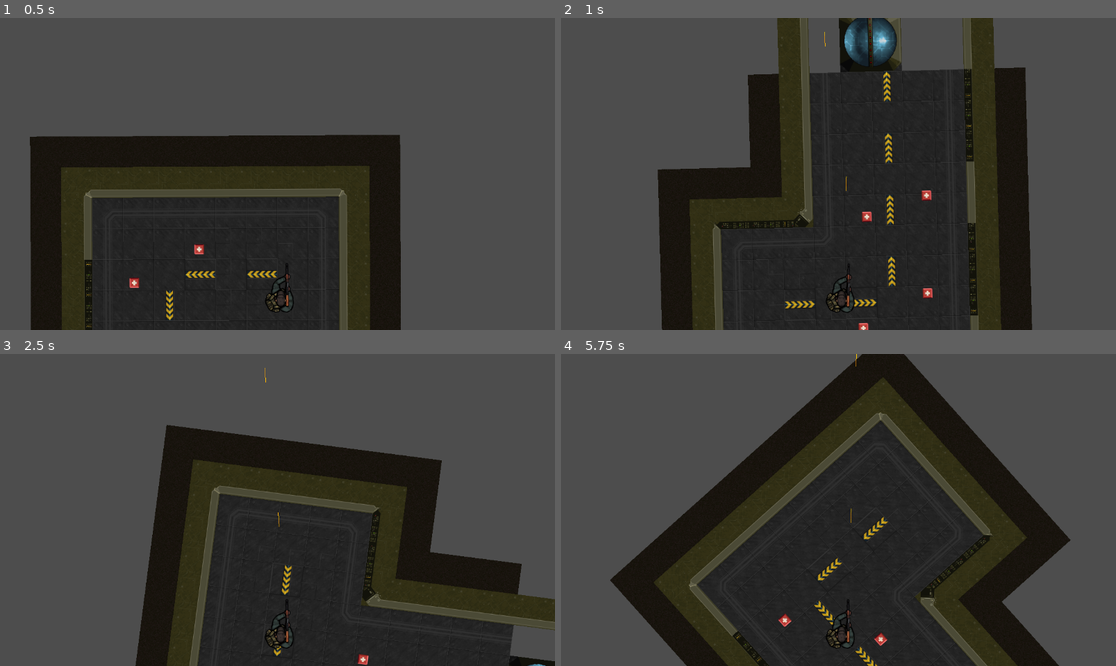
Above: before the commit, frames 1-4 (two rows, left to right).
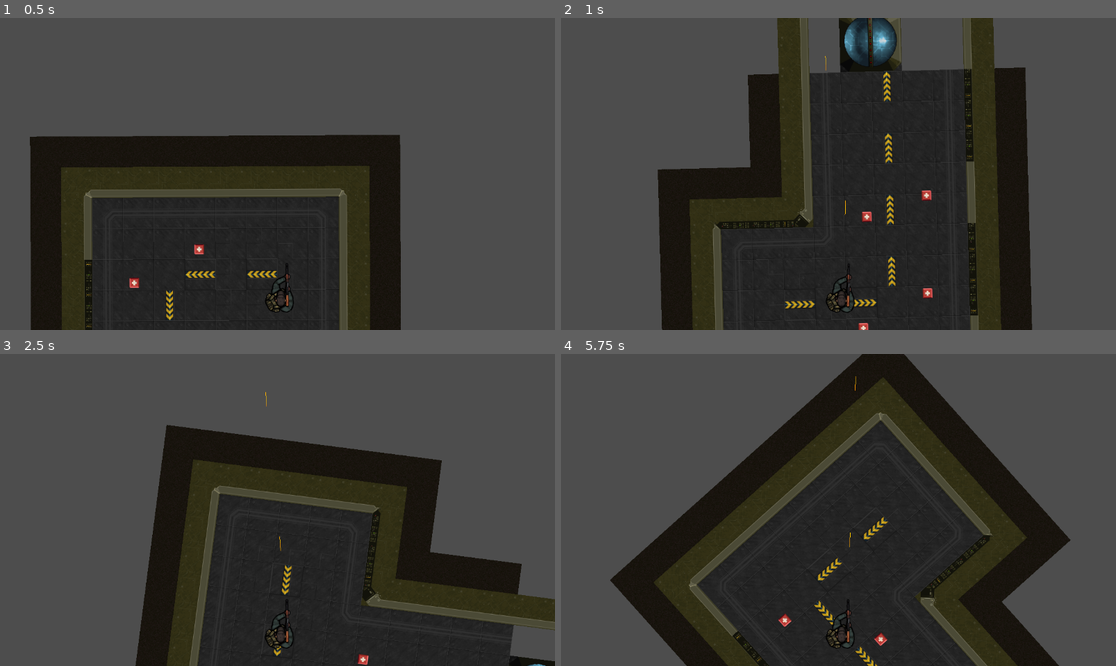
Above: after the commit, the same moments.

Repository: RQZhao01/COMP277game
Game: Godot game, scene res://Scenes/level_1.tscn
Same seed, same stepped clock (60 frames per second), same inputs: the game is played once before the commit and once after it.
Inputs (mouse positions are in pixels of both pictures, inside the frame that each line leads up to):
- Up to frame 1 (0.5 s): no input
- Up to frame 2 (1 s): tap Enter at 0.5 s; move the mouse to (960, 158) at 0.52 s; press the mouse at (960, 158) at 0.53 s; hold D (move_right) from 0.53 s (still down)
- Up to frame 3 (2.5 s): move the mouse to (166, 525) at 1.27 s; release D (move_right) at 1.28 s; release the mouse at (166, 525) at 1.28 s; hold S (move_down) 1.28-2.03 s; click (166, 525) at 1.35 s; move the mouse to (333, 441) at 2.02 s; press the mouse at (333, 441) at 2.03 s; hold D (move_right) from 2.03 s (still down)
- Up to frame 4 (5.75 s): move the mouse to (810, 572) at 2.77 s; release D (move_right) at 2.78 s; release the mouse at (810, 572) at 2.78 s; hold W (move_up) 2.78-3.53 s; click (810, 572) at 2.85 s; move the mouse to (1005, 556) at 3.52 s; press the mouse at (1005, 556) at 3.53 s; hold A (move_left) 3.53-5.03 s; tap R (reload) at 4.15 s; move the mouse to (672, 463) at 4.27 s; release the mouse at (672, 463) at 4.28 s; click (672, 463) at 4.35 s; move the mouse to (866, 510) at 5.02 s; press the mouse at (866, 510) at 5.03 s; hold S (move_down) from 5.03 s (still down)

Frame 1 is identical in both runs. In frame 2, less than 0.1% of the frame differs, in the area x 47-52%, y 4-64%; in frame 3, less than 0.1%, in the area x 47-51%, y 4-64%; in frame 4, less than 0.1%.

Commit message:
trying to fix bullet collisions

Diff:
--- a/Scenes/Bullet.tscn
+++ b/Scenes/Bullet.tscn
@@ -18,3 +18,5 @@
 scale = Vector2(1, 30)
 mesh = SubResource("TubeTrailMesh_uchu6")
 texture = ExtResource("2_dfpuv")
+
+[connection signal="area_entered" from="." to="." method="_on_area_entered"]
--- a/Scenes/level_1.tscn
+++ b/Scenes/level_1.tscn
@@ -252,7 +252,7 @@
 tile_map_data = PackedByteArray("AAD//wAAAAABAAUAAAAAAAAAAAABAAUAAAAAAAEAAAABAAYAAAABAAAAAAABAAUAAAABAAEAAAABAAYAAAACAA …(2080 unchanged characters)…
 tile_set = SubResource("TileSet_biqnq")
 
-[node name="walls" type="TileMapLayer" parent="TileMap"]
+[node name="walls" type="TileMapLayer" parent="TileMap" groups=["Walls"]]
 z_index = 1
 use_parent_material = true
 tile_map_data = PackedByteArray("AAD9////AAAFAAgAAAD9/wAAAAAJAAUAAAD9/wEAAAAJAAUAAAD9/wIAAAAFAAcAAAD+/wIAAAAHAAQAAAD//w …(640 unchanged characters)…
--- a/Scripts/bullet.gd
+++ b/Scripts/bullet.gd
@@ -9,8 +9,18 @@
 	pass # Replace with function body.
 
 
+
+
+
 # Called every frame. 'delta' is the elapsed time since the previous frame.
-func _process(delta: float) -> void:
+func _physics_process(delta: float) -> void:
 	self.position = position + direction_shot * speed * delta
 
+
 	pass
+
+
+func _on_area_entered(area: Area2D) -> void:
+	if area.is_in_group('Walls'):
+		queue_free()
+	pass # Replace with function body.
